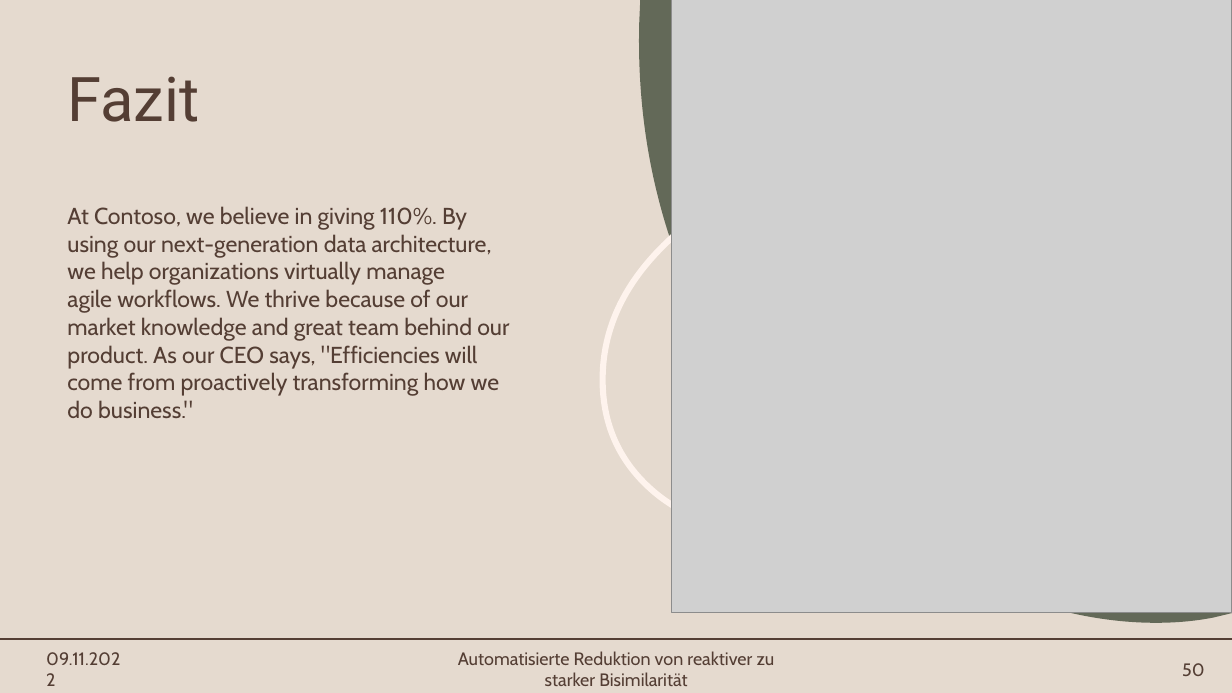
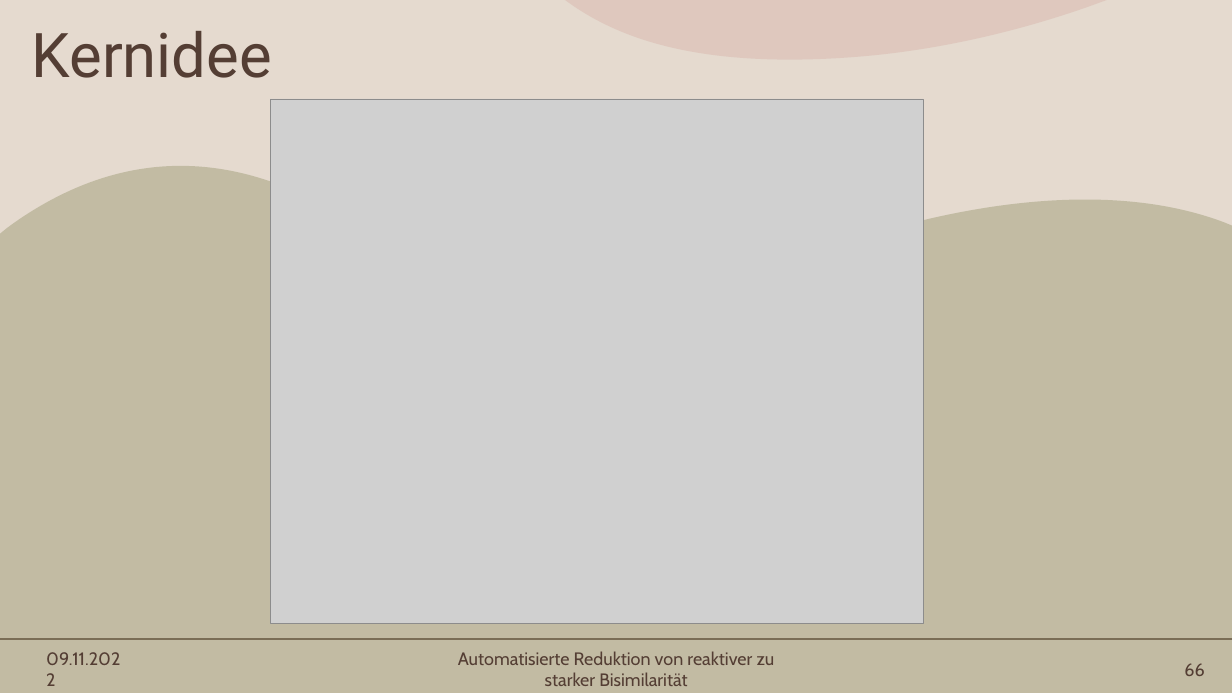
Before and after one commit to Mieneas/Automatisierte-Reduktion-von-reaktiver-zu-starker-Bisimilaritaet, a slide deck: slide 66 of thesis/FoKo-presentation/Automatisierte Reduktion von reaktiver zu starker Bisimilarität.pptx (slide 50 before the commit). Drawn at 1232x693 pixels with LibreOffice and Linux fonts; fonts in the diff are those of the drawing; grey boxes stand for pictures. Boxes give left, top, right and bottom in pixels: in the first picture for what was removed or moved away, otherwise in the second. Text is boxed around its words. In the diff, an @@ line names an element or a change of style, - is before the commit and + after.

```diff
--- a/thesis/FoKo-presentation/Automatisierte Reduktion von reaktiver zu starker Bisimilarität.pptx
+++ b/thesis/FoKo-presentation/Automatisierte Reduktion von reaktiver zu starker Bisimilarität.pptx
@@ freeform shape added at <box>565,0,1106,60</box>, fill #CF9B92 at 27% opacity @@
@@ freeform shape removed at <box>640,0,1232,623</box> @@
@@ picture removed at <box>672,0,1232,613</box> @@
@@ title added at <box>32,31,272,78</box>, 48 pt, text #543E34 @@
+Kernidee
@@ title removed at <box>67,76,199,122</box> @@
-Fazit
@@ freeform shape removed at <box>603,65,1232,584</box> @@
@@ picture added at <box>270,99,923,624</box> @@
@@ freeform shape added at <box>0,165,1232,693</box>, fill #A09D79 at 50% opacity @@
@@ text removed at <box>67,206,509,418</box> @@
-At Contoso, we believe in giving 110%. By using our next-generation data architecture, we help organizations virtually manage agile workflows. We thrive because of our market knowledge and great team behind our product. As our CEO says, "Efficiencies will come from proactively transforming how we do business."
@@ page number at <box>1184,663,1204,676</box>: text changed @@
-50
+66
```
Also in this commit, not shown: 8 other slides changed, 75 slides added, 1 slide removed, 3 other files.
